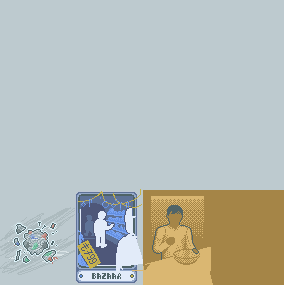
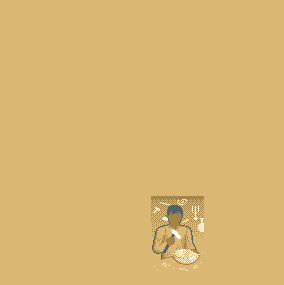
Layered file, before and after one edit (284 x 285). Changes by layer:
added layer "\ #171" in group "Layer Group #33" over (154, 252, 203, 271)
painted on "\ #167" over (190, 248, 200, 254)
added layer "\ #175" in group "Layer Group #31" over (173, 249, 200, 262)
added layer "\ #176" in group "Layer Group #31" over (172, 249, 200, 264)
painted on "\ #162" over (174, 249, 200, 264)
painted on "\ #161" over (173, 249, 200, 259)
painted on "\ #157" over (173, 249, 200, 264)
added layer "\ #169" in group "Layer Group #32" over (163, 229, 181, 253)
added layer "\ #174" in group "Layer Group #30" over (153, 199, 204, 232)
added group "Layer Group #34" with 2 layers in group "Layer Group #30" over (0, 0, 284, 285)
added layer "\ #172" in group "Layer Group #34" over (151, 196, 204, 238)
added layer "\ #173" in group "Layer Group #34" over (0, 0, 284, 285)
hid "\ #156" over (151, 196, 204, 238)
